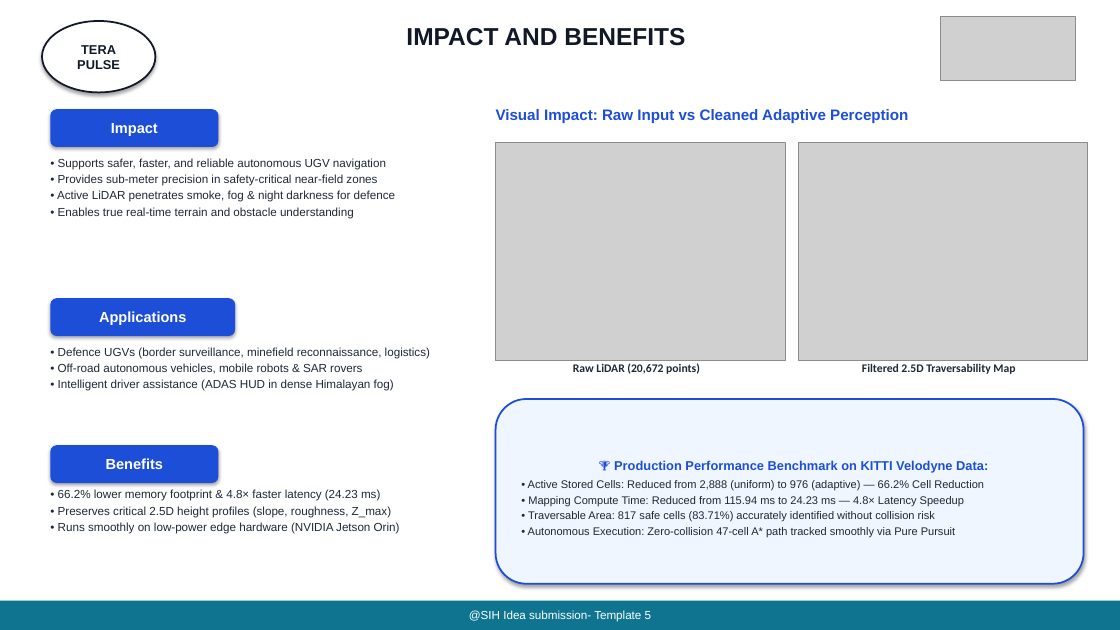
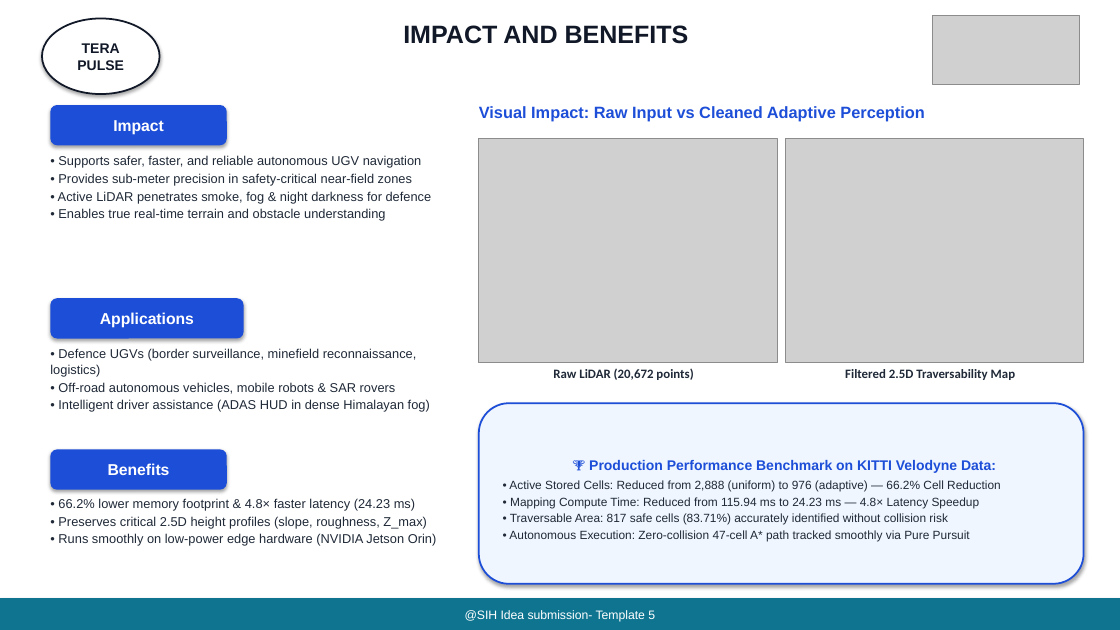
Before and after one commit to AbhayVerma628/SIh26053_Lidar, a slide deck: slide 5 of docs/SIH26053_TeraPulse_Official_Presentation.pptx. Drawn at 1120x630 pixels with LibreOffice and Linux fonts; fonts in the diff are those of the drawing; grey boxes stand for pictures. Boxes give left, top, right and bottom in pixels: in the first picture for what was removed or moved away, otherwise in the second. Text is boxed around its words. In the diff, an @@ line names an element or a change of style, - is before the commit and + after.

Commit message:
style: increase font sizes and enlarge images across all 6 slides

```diff
--- a/docs/SIH26053_TeraPulse_Official_Presentation.pptx
+++ b/docs/SIH26053_TeraPulse_Official_Presentation.pptx
@@ ellipse "TERA PULSE": place and size @@
-ellipse "TERA PULSE" at [42, 21, 155, 92]
+ellipse "TERA PULSE" at [42, 18, 160, 94]
@@ ellipse "TERA PULSE" at [42, 18, 160, 94]: size 11 to 12 pt @@
@@ text "IMPACT AND BENEFITS" at [403, 25, 689, 44]: size 21 to 21.5 pt @@
@@ picture: place and size @@
-picture at [941, 17, 1075, 81]
+picture at [933, 15, 1080, 85]
@@ rounded rectangle "Impact": place and size @@
-rounded rectangle "Impact" at [50, 109, 218, 147]
+rounded rectangle "Impact" at [50, 105, 227, 145]
@@ text "Visual Impact: Raw Input vs ...": place and size @@
-text "Visual Impact: Raw Input vs ..." at [496, 109, 908, 123]
+text "Visual Impact: Raw Input vs ..." at [479, 106, 924, 122]
@@ text "Visual Impact: Raw Input vs ..." at [479, 106, 924, 122]: size 13 to 14 pt @@
@@ picture: place and size @@
-picture at [496, 143, 786, 360]
+picture at [479, 139, 777, 362]
@@ picture: place and size @@
-picture at [798, 143, 1088, 360]
+picture at [786, 139, 1084, 362]
@@ rounded rectangle "Applications": place and size @@
-rounded rectangle "Applications" at [50, 298, 235, 336]
+rounded rectangle "Applications" at [50, 298, 244, 339]
@@ text "Raw LiDAR (20,672 points)": place and size @@
-text "Raw LiDAR (20,672 points)" at [573, 363, 700, 374]
+text "Raw LiDAR (20,672 points)" at [553, 368, 693, 380]
@@ text "Filtered 2.5D Traversability Map": place and size @@
-text "Filtered 2.5D Traversability Map" at [862, 363, 1015, 374]
+text "Filtered 2.5D Traversability Map" at [845, 369, 1015, 380]
@@ rounded rectangle "🏆 Production Performance Benchmark on ...": place and size @@
-rounded rectangle "🏆 Production Performance Benchmark on ..." at [496, 399, 1084, 584]
+rounded rectangle "🏆 Production Performance Benchmark on ..." at [479, 403, 1084, 584]
@@ rounded rectangle "🏆 Production Performance Benchmark on ..." at [479, 403, 1084, 584]: size 11 to 12 pt in "🏆 Production Performance Benchmark on KITTI Velodyne ..."; size 9.5 to 10.2 pt in "• Active Stored Cells: Reduced from 2,888 ...", "• Mapping Compute Time: Reduced from 115.94 ...", "• Traversable Area: 817 safe cells (83.71%) ...", "• Autonomous Execution: Zero-collision 47-cell A* path ..." @@
@@ size 12.5 to 13.5 pt in 3 elements at [50, 298, 244, 339], [50, 105, 227, 145], [50, 450, 227, 490] @@
@@ rounded rectangle "Benefits": place and size @@
-rounded rectangle "Benefits" at [50, 445, 218, 483]
+rounded rectangle "Benefits" at [50, 450, 227, 490]
@@ size 10 to 11 pt in 5 elements at [50, 348, 430, 412], [58, 155, 432, 221], [845, 369, 1015, 380], [553, 368, 693, 380], [58, 498, 437, 546] @@
@@ text "• 66.2% lower memory footprint ...": place and size @@
-text "• 66.2% lower memory footprint ..." at [58, 489, 400, 534]
+text "• 66.2% lower memory footprint ..." at [58, 498, 437, 546]
@@ rectangle "@SIH Idea submission- Template 5" at [0, 598, 1120, 630]: size 10 to 10.5 pt @@
```
Also in this commit, not shown: 5 other slides changed, 2 other files.
